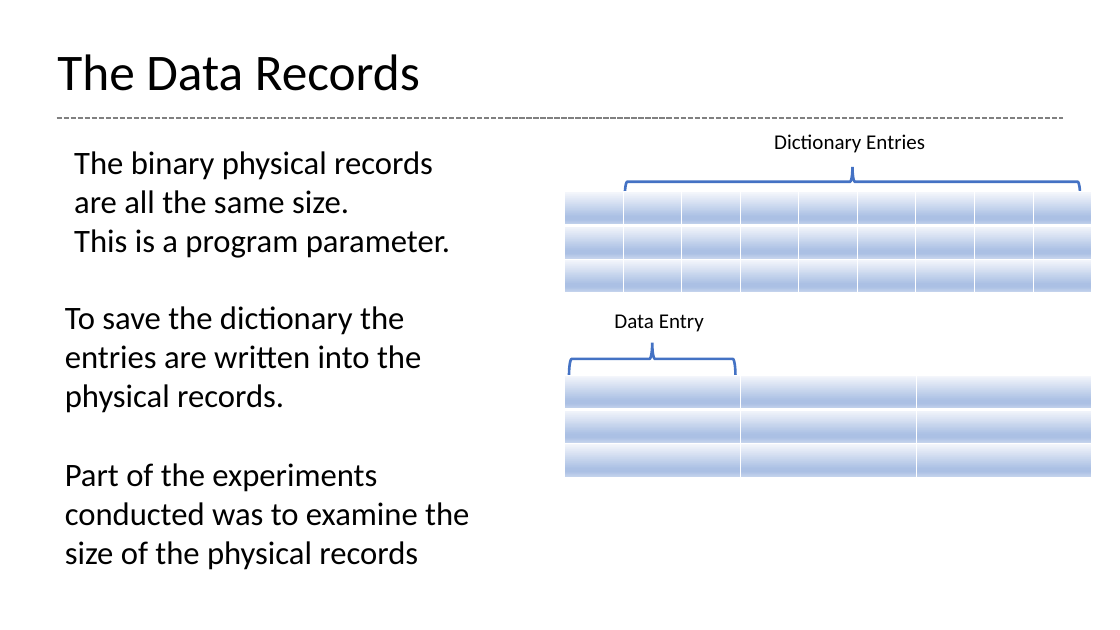
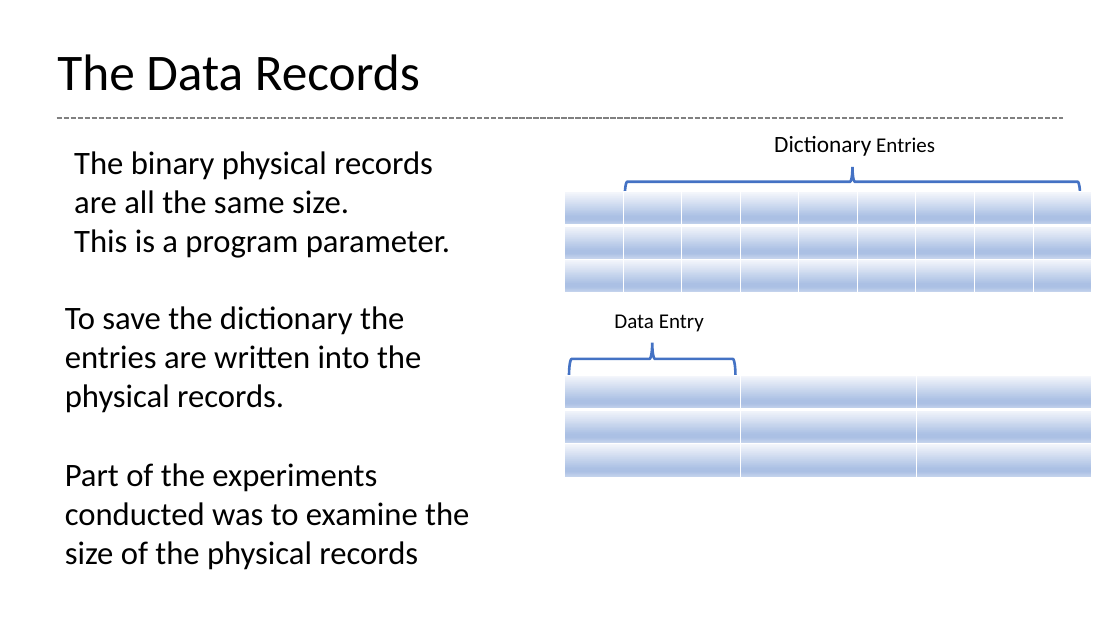
Before and after one commit to glenntu15/BuildVoterDatabase, a slide deck: slide 6 of Proj_presentation.pptx. Drawn at 1120x630 pixels with LibreOffice and Linux fonts; fonts in the diff are those of the drawing. Boxes give left, top, right and bottom in pixels: in the first picture for what was removed or moved away, otherwise in the second. Text is boxed around its words. In the diff, an @@ line names an element or a change of style, - is before the commit and + after.

```diff
--- a/Proj_presentation.pptx
+++ b/Proj_presentation.pptx
@@ text "Dictionary Entries" at [774,136,935,156]: size 18 to 20 pt in "Dictionary" @@
```
Also in this commit, not shown: 6 other slides changed, 2 slides added.
